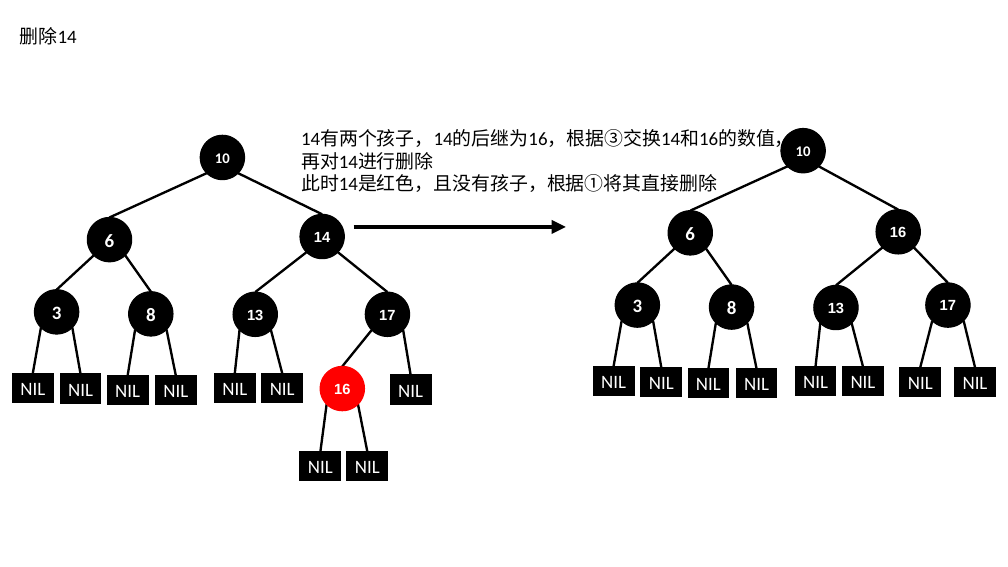
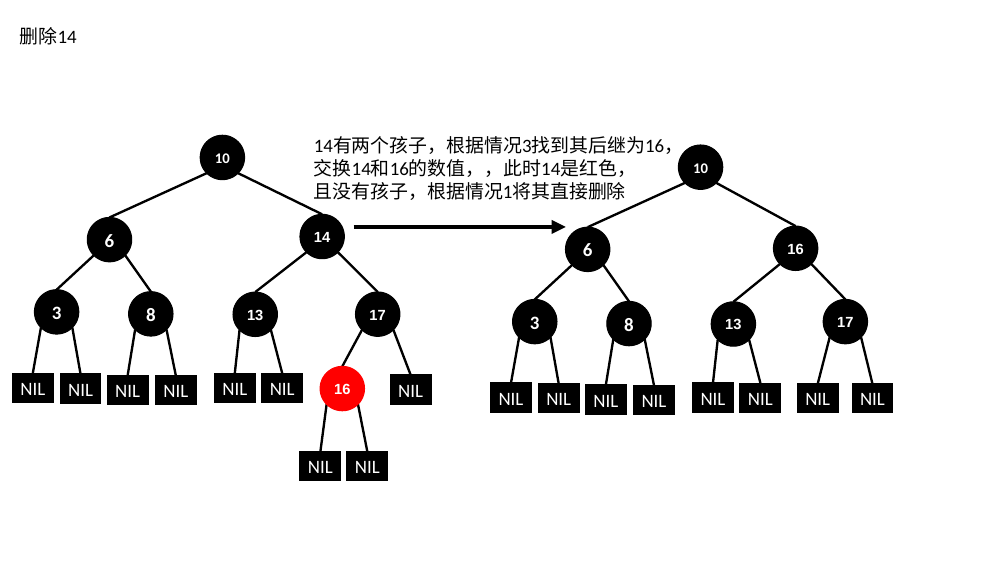
Before and after one commit to BinMarshall/studing, a slide deck: slide 30 of 源码分析/红黑树插入演示.pptx. Drawn at 1008x567 pixels with LibreOffice and Linux fonts; fonts in the diff are those of the drawing. Boxes give left, top, right and bottom in pixels: in the first picture for what was removed or moved away, otherwise in the second. Text is boxed around its words. In the diff, an @@ line names an element or a change of style, - is before the commit and + after.

```diff
--- a/源码分析/红黑树插入演示.pptx
+++ b/源码分析/红黑树插入演示.pptx
@@ text at [314, 137, 683, 200]: text changed @@
-14有两个孩子，14的后继为16，根据③交换14和16的数值，
-再对14进行删除
-此时14是红色，且没有孩子，根据①将其直接删除
+14有两个孩子，根据情况3找到其后继为16，
+交换14和16的数值，，此时14是红色，
+且没有孩子，根据情况1将其直接删除
@@ line moved from (338, 253) - (388, 292) to (338, 253) - (378, 292) @@
@@ ellipse "17": place and size @@
-ellipse "17" at [365, 292, 410, 337]
+ellipse "17" at [355, 292, 400, 337]
@@ line moved from (372, 330) - (343, 367) to (362, 330) - (343, 367) @@
@@ line moved from (403, 330) - (411, 375) to (393, 330) - (411, 375) @@
@@ 8 lines, 7 rectangles, 3 ellipses: place and size @@
-8 lines, 7 rectangles, 3 ellipses at [594, 129, 996, 399]
+8 lines, 7 rectangles, 3 ellipses at [491, 145, 893, 414]
@@ 6 lines, 4 ellipses, 1 rectangle: place and size @@
-6 lines, 4 ellipses, 1 rectangle at [637, 166, 941, 397]
+6 lines, 4 ellipses, 1 rectangle at [535, 183, 839, 414]
```
Also in this commit, not shown: 19 other slides changed.
